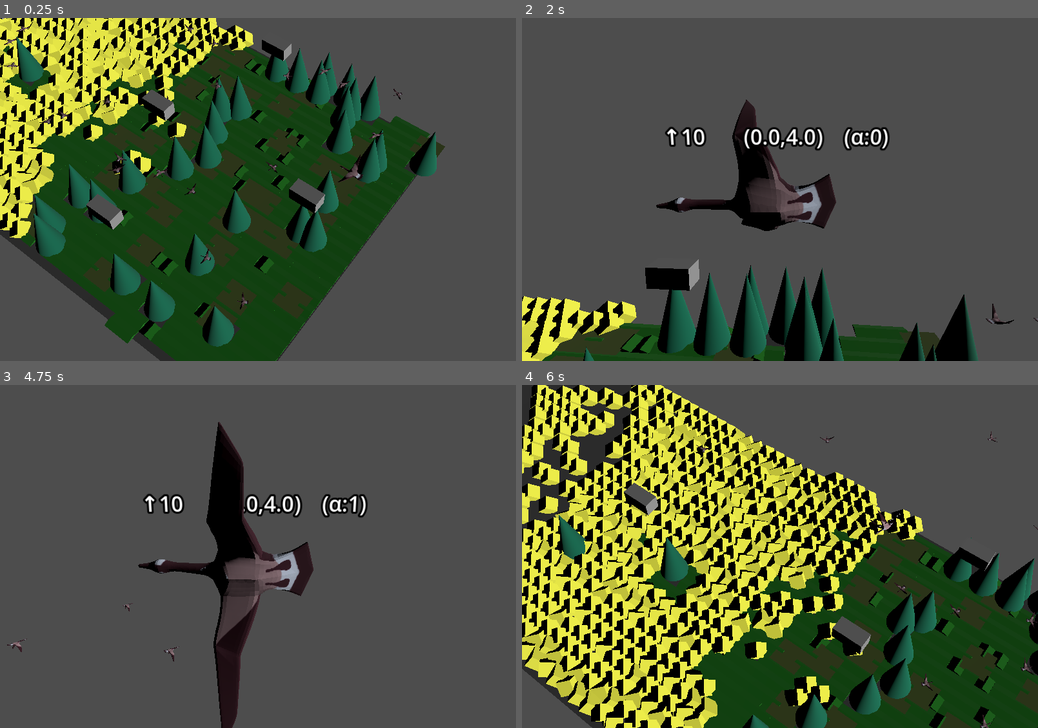
Above: before the commit, frames 1-4 (two rows, left to right).
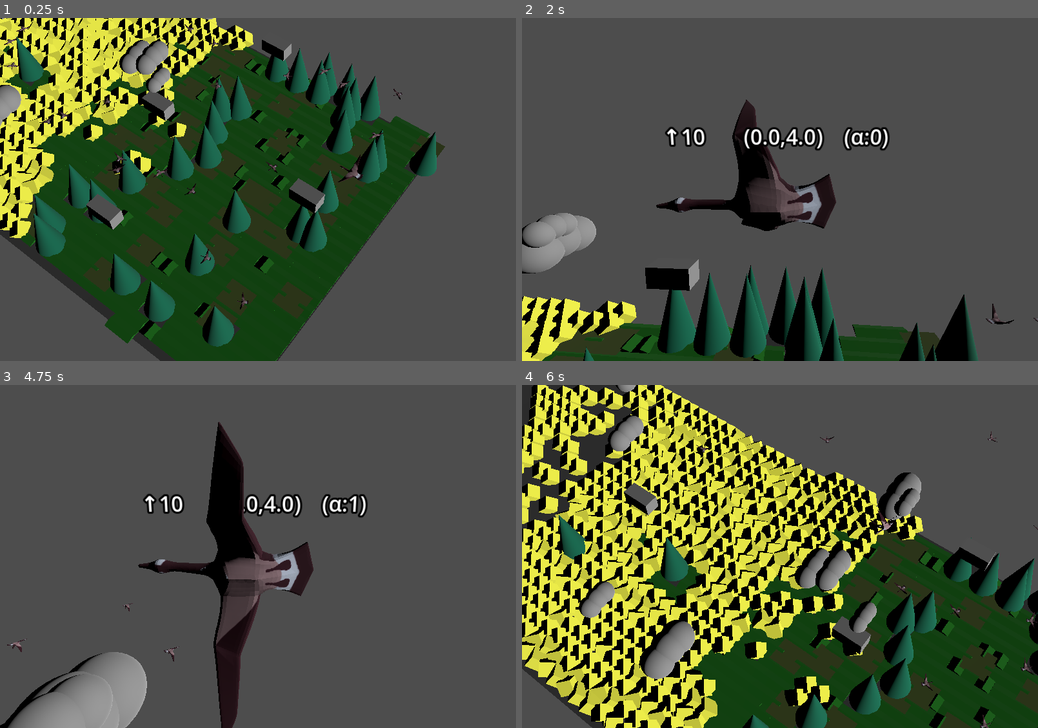
Above: after the commit, the same moments.

Repository: flatweb/gwj90Murat
Game: Godot game, scene res://game.tscn
Same seed, same stepped clock (60 frames per second), same inputs: the game is played once before the commit and once after it. Sound files missing from this copy of the repository are replaced by a short silence.
Inputs (mouse positions are in pixels of both pictures, inside the frame that each line leads up to):
- Up to frame 1 (0.25 s): no input
- Up to frame 2 (2 s): move the mouse to (893, 172) at 0.52 s; hold Right (droite) 0.53-1.28 s; tap Z (attente) at 0.6 s; click (893, 172) at 0.67 s; move the mouse to (676, 206) at 1.27 s; hold Left (gauche) from 1.28 s (still down); tap C (camera) at 1.35 s
- Up to frame 3 (4.75 s): move the mouse to (309, 481) at 2.02 s; release Left (gauche) at 2.03 s; hold Space (decolle) 2.03-2.78 s; hold Right (droite) 2.03-3.53 s; move the mouse to (232, 625) at 2.77 s; tap Down (monte) at 2.85 s; click (232, 625) at 2.92 s; move the mouse to (412, 607) at 3.52 s; hold Left (gauche) from 3.53 s (still down); tap V (varieanim) at 3.6 s; move the mouse to (103, 505) at 4.27 s; tap Z (attente) at 4.35 s
- Up to frame 4 (6 s): move the mouse to (805, 556) at 5.02 s; tap C (camera) at 5.1 s; click (805, 556) at 5.17 s; move the mouse to (702, 470) at 5.77 s; release Left (gauche) at 5.78 s; hold Right (droite) from 5.78 s (still down); tap Space (decolle) at 5.85 s

The runs differ from the first frame. In frame 1, 1.2% of the frame differs, in the area x 0-42%, y 0-32%; in frame 2, 1.7%; in frame 3, 3.7%; in frame 4, 3.7%, in the area x 11-78%, y 0-86%.

Commit message:
Ajout d'un type nuage, avec peuplement automatique, plus ou moins gros

Diff:
--- a/game.gd
+++ b/game.gd
@@ -9,6 +9,7 @@
 func _ready():
 	gridmapSize = $Ground/MeshGround.mesh.size
 	populategridmap()
+	populatenuages()
 
 	$Ground/CollisionGround.shape.size.x = gridmapSize.x
 	$Ground/CollisionGround.shape.size.z = gridmapSize.y
@@ -93,7 +94,19 @@
 
 		gmap.show()
 
+func populatenuages():
+	var scene = preload("res://nuage.tscn")
+	const ECHELLE_1 : Vector3 = Vector3(1.0,1.0,1.0)
+	var instance : Node
+	for i in range(0,15):  #FIXME
+		instance = scene.instantiate()
+		instance.position.y = randf_range(5.0,8.0) #FIXME
+		instance.position.z = randf_range(40,82) #FIXME
+		instance.position.x = randf_range(-10,10) #FIXME : en fonction de la géométie
+		instance.scale = ECHELLE_1 * randf_range(1.0,2.0)
 
+		add_child(instance)
+		instance.show()
 
 func _process(_delta):
 	#print ("vvvvvvv")
--- a/game.tscn
+++ b/game.tscn
@@ -6,6 +6,7 @@
 [ext_resource type="Script" uid="uid://ylyqmprsbdh7" path="res://camera_3d.gd" id="4_7jktm"]
 [ext_resource type="AudioStream" uid="uid://dhnyo55ieglxv" path="res://res/sons/main_amb.mp3" id="4_fc0e3"]
 [ext_resource type="Script" uid="uid://dnltotiqrtdgk" path="res://Boid/assets/scripts/Flock.gd" id="6_eow3j"]
+[ext_resource type="PackedScene" uid="uid://cfttkqdijd15r" path="res://nuage.tscn" id="6_j5wjh"]
 [ext_resource type="PackedScene" uid="uid://dp5b0utxqij4u" path="res://Boid/assets/scenes/Boid.tscn" id="7_j5wjh"]
 
 [sub_resource type="StandardMaterial3D" id="StandardMaterial3D_80nbo"]
@@ -63,6 +64,9 @@
 [node name="Node3D" type="Node3D" parent="." unique_id=1517858812]
 transform = Transform3D(1, 0, 0, 0, 1, 0, 0, 0, 1, 12.593393, 0, -99.15094)
 
+[node name="Nuage" parent="." unique_id=1496051760 instance=ExtResource("6_j5wjh")]
+transform = Transform3D(1, 0, 0, 0, 1, 0, 0, 0, 1, 0, 8.090391, 84.24133)
+
 [node name="Flock" type="Node3D" parent="." unique_id=1544621110]
 script = ExtResource("6_eow3j")
 boidScene = ExtResource("7_j5wjh")
--- /dev/null
+++ b/nuage.tscn
@@ -0,0 +1,27 @@
+[gd_scene format=3 uid="uid://cfttkqdijd15r"]
+
+[ext_resource type="Material" uid="uid://dalsu6p60tnr6" path="res://res/palettes/material_nuage.tres" id="1_v1xst"]
+
+[sub_resource type="SphereMesh" id="SphereMesh_v1xst"]
+material = ExtResource("1_v1xst")
+
+[sub_resource type="CapsuleShape3D" id="CapsuleShape3D_jcwyk"]
+
+[node name="Nuage" type="Area3D" unique_id=1496051760]
+collision_layer = 3
+collision_mask = 3
+
+[node name="MeshInstance3D3" type="MeshInstance3D" parent="." unique_id=1128010245]
+transform = Transform3D(1, 0, 0, 0, 1, 0, 0, 0, 1, 0.41649175, 0, 0)
+mesh = SubResource("SphereMesh_v1xst")
+
+[node name="MeshInstance3D2" type="MeshInstance3D" parent="." unique_id=1989228056]
+transform = Transform3D(1, 0, 0, 0, 1, 0, 0, 0, 1, -0.47251678, -0.14930189, 0)
+mesh = SubResource("SphereMesh_v1xst")
+
+[node name="MeshInstance3D1" type="MeshInstance3D" parent="." unique_id=1372693417]
+mesh = SubResource("SphereMesh_v1xst")
+
+[node name="CollisionShape3D" type="CollisionShape3D" parent="." unique_id=197283345]
+transform = Transform3D(-0.19005513, -0.98177344, 0, 0.98177344, -0.19005513, 0, 0, 0, 1, -0.052546144, 0, 0)
+shape = SubResource("CapsuleShape3D_jcwyk")
--- /dev/null
+++ b/res/palettes/material_nuage.tres
@@ -0,0 +1,5 @@
+[gd_resource type="StandardMaterial3D" format=3 uid="uid://dalsu6p60tnr6"]
+
+[resource]
+albedo_color = Color(0.5647059, 0.5647059, 0.5647059, 0.98039216)
+metallic_specular = 0.9
